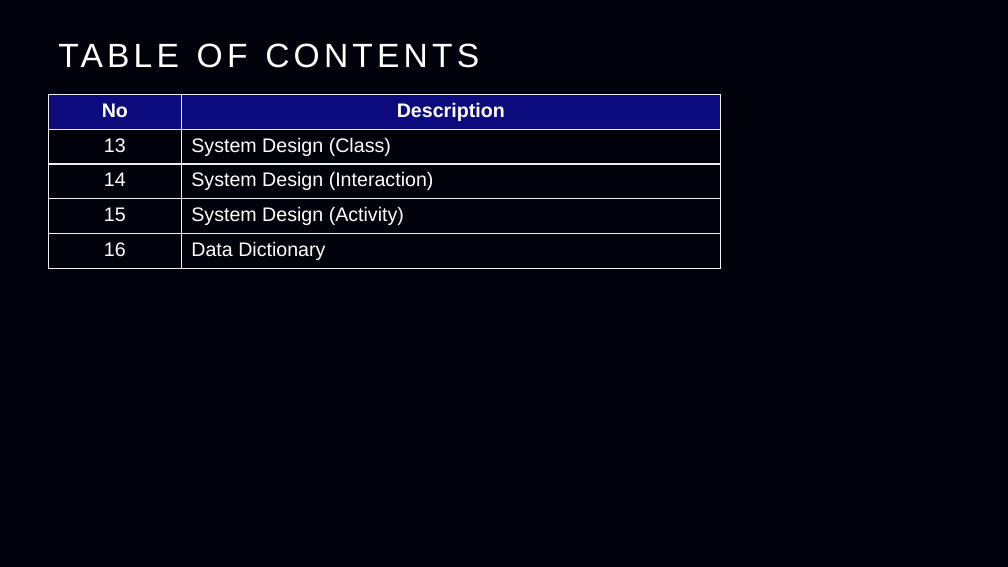
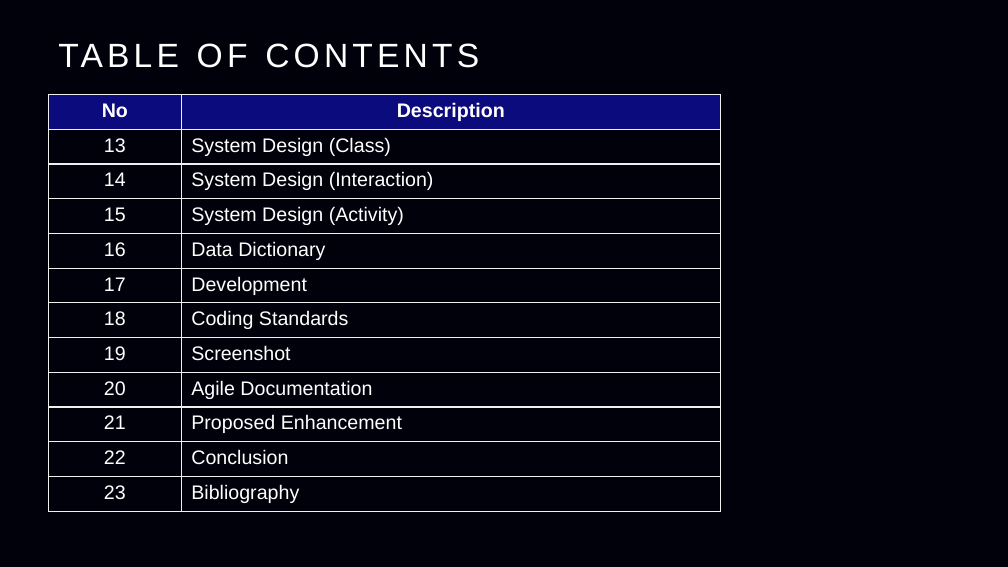
Before and after one commit to Purvarajsinh39/Portify-Automated-Portfolio-Generator, a slide deck: slide 3 of Documentation/Portify.pptx. Drawn at 1008x567 pixels with LibreOffice and Linux fonts; fonts in the diff are those of the drawing; background and template pictures are left out. Boxes give left, top, right and bottom in pixels: in the first picture for what was removed or moved away, otherwise in the second. Text is boxed around its words. In the diff, an @@ line names an element or a change of style, - is before the commit and + after.

Commit message:
Documentation + Final Push

```diff
--- a/Documentation/Portify.pptx
+++ b/Documentation/Portify.pptx
@@ table at (48,95,721,512) @@
+row 6: 17 | Development
+row 7: 18 | Coding Standards
+row 8: 19 | Screenshot
+row 9: 20 | Agile Documentation
+row 10: 21 | Proposed Enhancement
+row 11: 22 | Conclusion
+row 12: 23 | Bibliography
```
Also in this commit, not shown: 2 other slides changed, 24 slides added, 37 other files.
